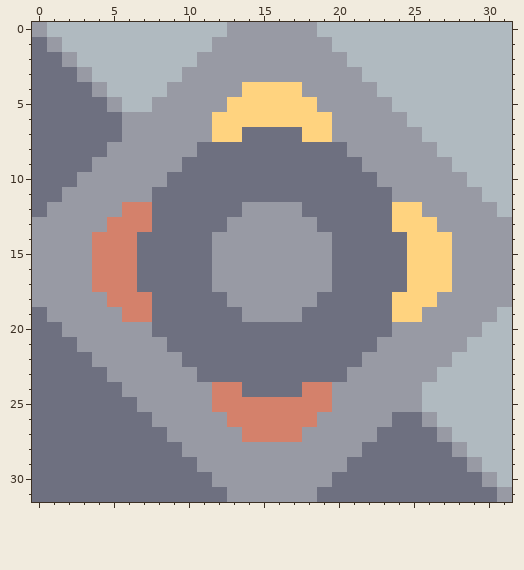
One commit to this pixel-art sprite: sprites-override/blocks/storage/unloader.png. This is how it looked before the edit.
The file is 32x32 pixels.
The same view after the edit:
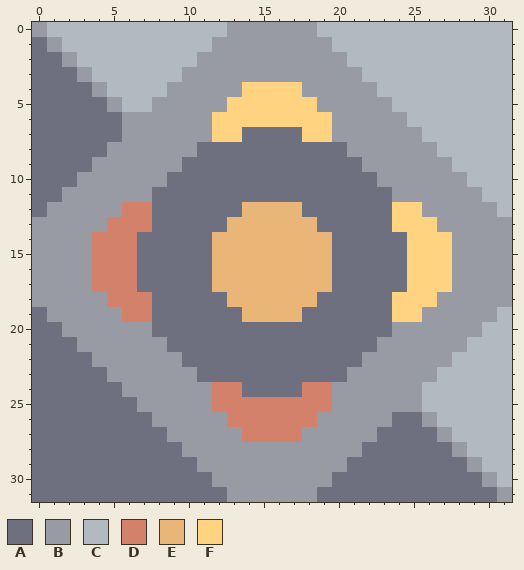
Palette (. is transparent): A #6e7080  B #989aa4  C #b0bac0  D #d4816b  E #eab678  F #ffd37f
Diff:
y 12: x 14..17 BBBB -> EEEE
y 13: x 13..18 BBBBBB -> EEEEEE
y 14..17: x 12..19 BBBBBBBB -> EEEEEEEE
y 18: x 13..18 BBBBBB -> EEEEEE
y 19: x 14..17 BBBB -> EEEE
Pixel boxes of the changes (left, top, right, bottom) in both pictures:
changed: (212, 202, 332, 322)
